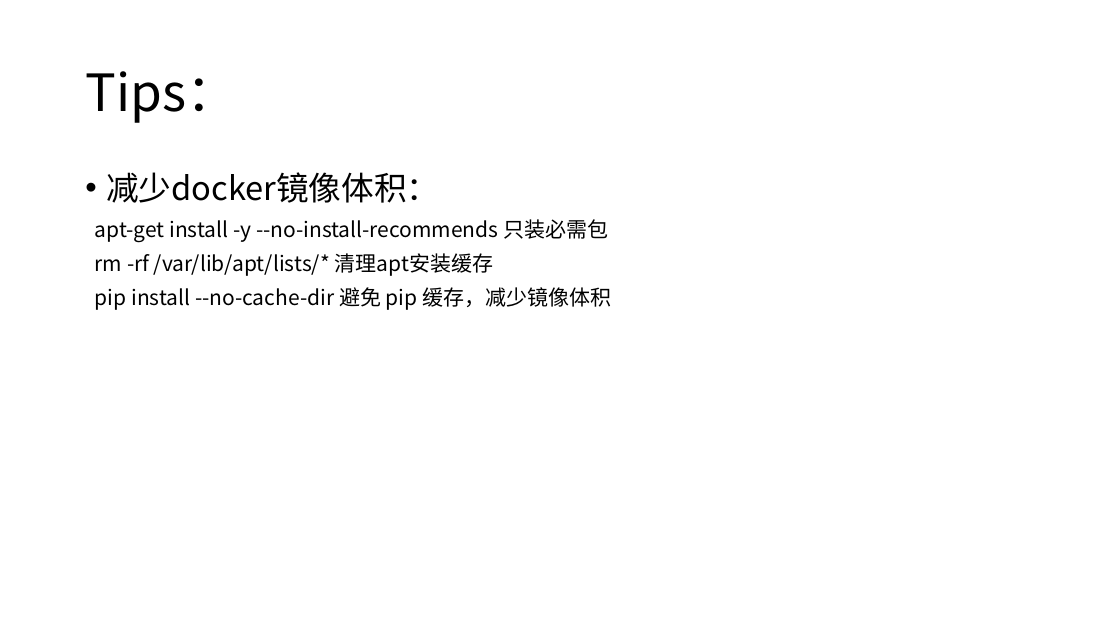
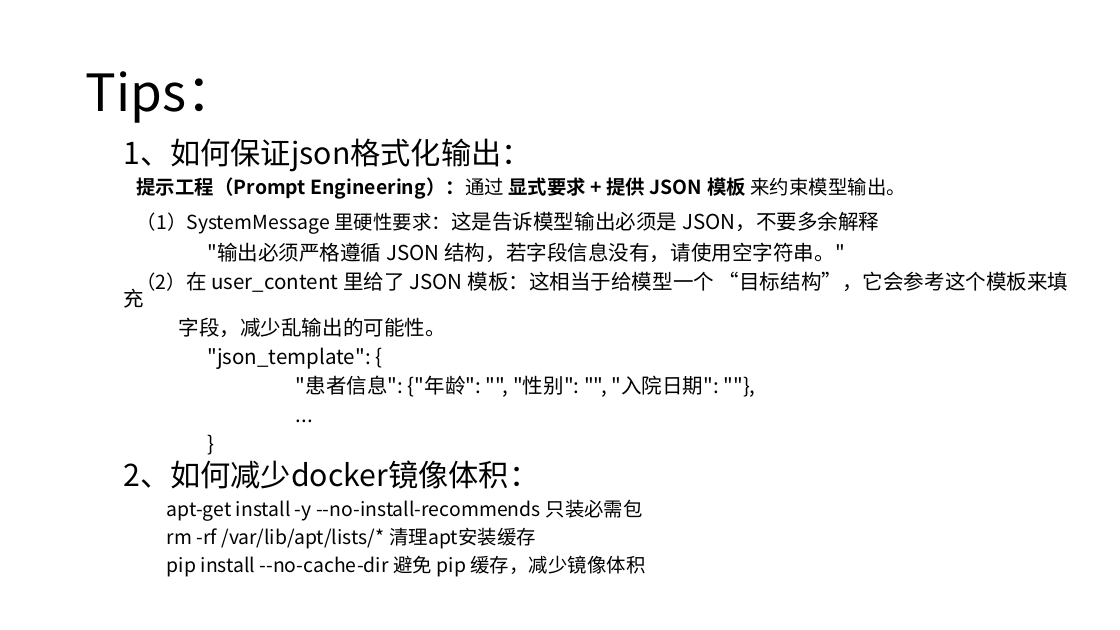
Before and after one commit to sunforwing/task, a slide deck: slide 7 of Presentation.pptx (slide 8 before the commit). Drawn at 1120x630 pixels with LibreOffice and Linux fonts; fonts in the diff are those of the drawing. Boxes give left, top, right and bottom in pixels: in the first picture for what was removed or moved away, otherwise in the second. Text is boxed around its words. In the diff, an @@ line names an element or a change of style, - is before the commit and + after.

```diff
--- a/Presentation.pptx
+++ b/Presentation.pptx
@@ text "1、如何保证json格式化输出：" moved from (x1=95, y1=172, x2=611, y2=310) to (x1=123, y1=138, x2=1069, y2=577) @@
@@ text at (x1=123, y1=138, x2=1069, y2=489): text changed; size 28 to 17.6 pt @@
-• 减少docker镜像体积：
+1、如何保证json格式化输出：
+提示工程（Prompt Engineering）：通过 显式要求 + 提供 JSON 模板 来约束模型输出。
+（1）SystemMessage 里硬性要求：这是告诉模型输出必须是 JSON，不要多余解释
+"输出必须严格遵循 JSON 结构，若字段信息没有，请使用空字符串。"
+（2）在 user_content 里给了 JSON 模板：这相当于给模型一个 “目标结构”，它会参考这个模板来填充
+字段，减少乱输出的可能性。
+"json_template": {
+"患者信息": {"年龄": "", "性别": "", "入院日期": ""},
+...
+}
+2、如何减少docker镜像体积：
@@ text at (x1=167, y1=499, x2=645, y2=577): size 18 to 16.6 pt in "apt-get install -y --no-install-recommends 只装必需包", "rm -rf /var/lib/apt/lists/* 清理apt安装缓存", "pip install --no-cache-dir 避免 pip 缓存，减少镜像体积"; line spacing 0.9 to 0.7 @@
```
Also in this commit, not shown: 2 other slides changed.
